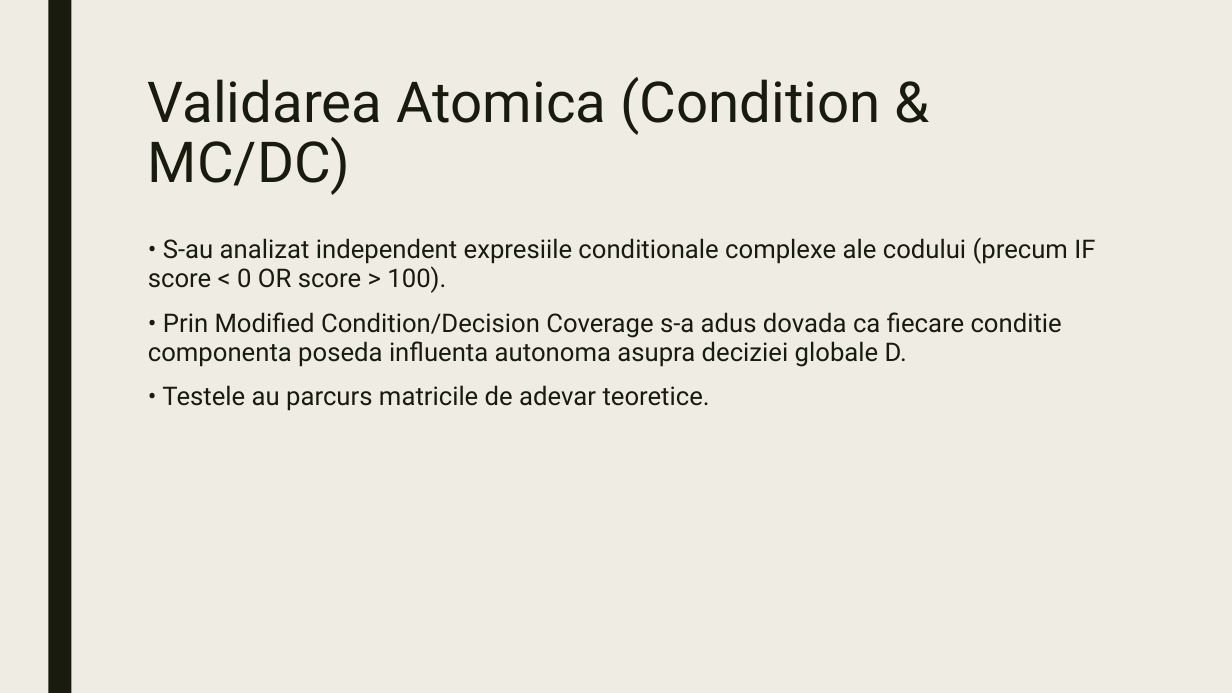
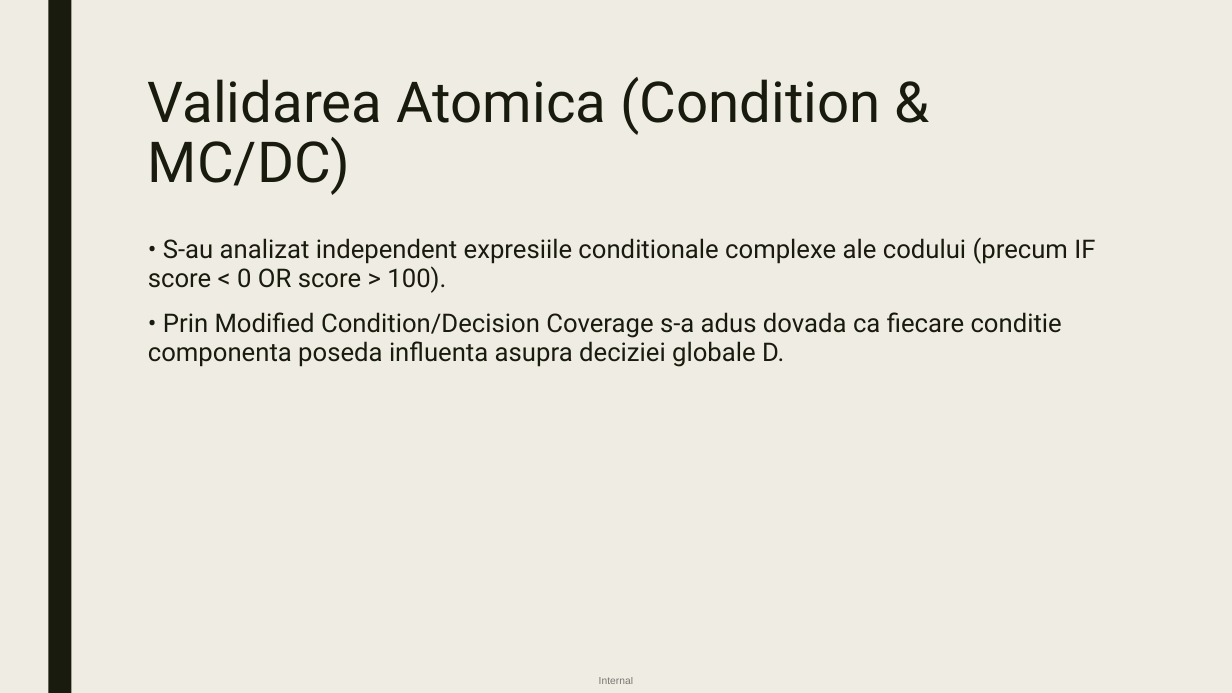
Before and after one commit to apostoltudor/BachelorsDegree-UNIBUC-FMI, a slide deck: slide 6 of TSS.pptx. Drawn at 1232x693 pixels with LibreOffice and Linux fonts; fonts in the diff are those of the drawing. Boxes give left, top, right and bottom in pixels: in the first picture for what was removed or moved away, otherwise in the second. Text is boxed around its words. In the diff, an @@ line names an element or a change of style, - is before the commit and + after.

```diff
--- a/TSS.pptx
+++ b/TSS.pptx
@@ text at box(148, 312, 1062, 367): text changed @@
-• Prin Modified Condition/Decision Coverage s-a adus dovada ca fiecare conditie componenta poseda influenta autonoma asupra deciziei globale D.
-• Testele au parcurs matricile de adevar teoretice.
+• Prin Modified Condition/Decision Coverage s-a adus dovada ca fiecare conditie componenta poseda influenta asupra deciziei globale D.
@@ text added at box(599, 677, 633, 684), 8 pt, text #000000 at 50% opacity @@
+Internal
```
Also in this commit, not shown: 8 other slides changed.
